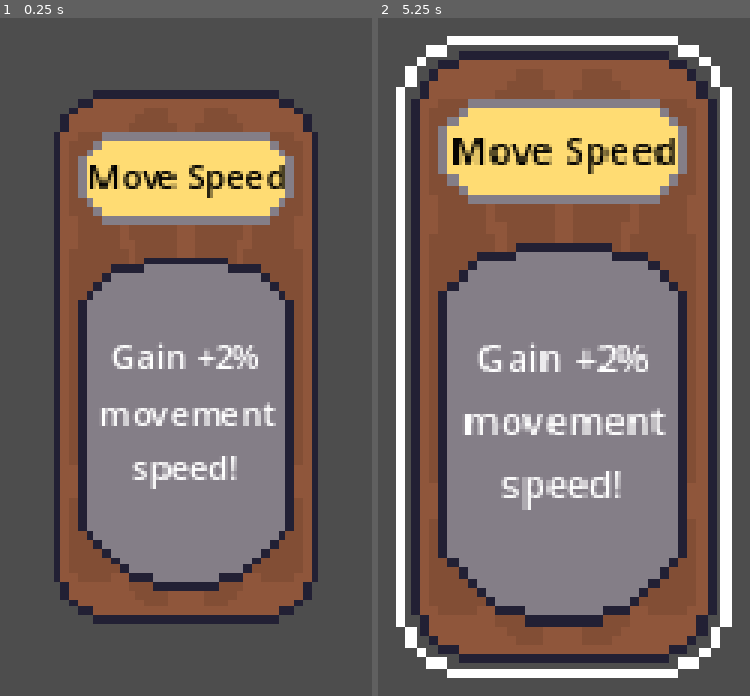
Above: before the commit, frames 1-2 (left to right).
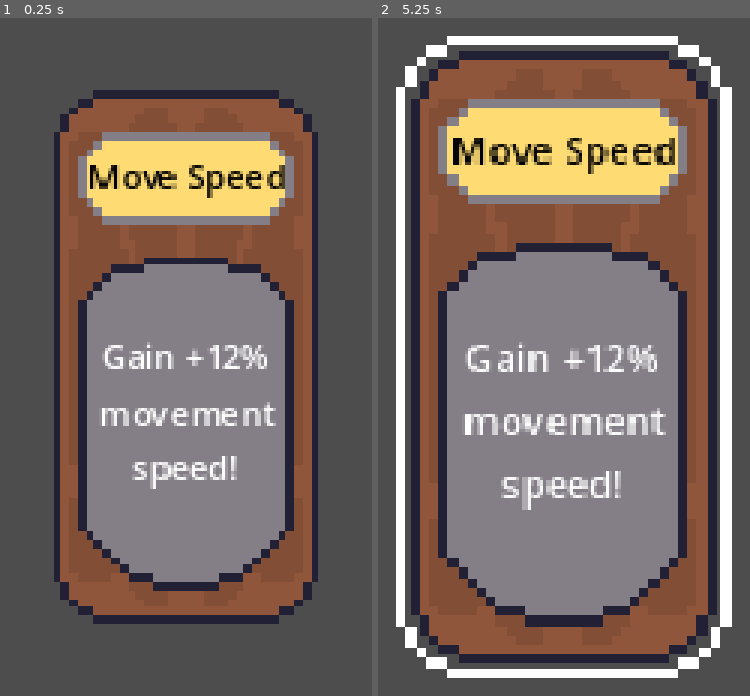
Above: after the commit, the same moments.

Repository: Z3BINI/game-design-final-project
Game: Godot game, scene res://scenes/quack_world/ui/cards/cards/move_speed.tscn
Same seed, same stepped clock (60 frames per second), same inputs: the game is played once before the commit and once after it. The project has no main scene, so this scene is started directly.
Inputs (mouse positions are in pixels of both pictures, inside the frame that each line leads up to):
- Up to frame 1 (0.25 s): no input
- Up to frame 2 (5.25 s): tap Enter at 0.5, 2, 3.5 s; move the mouse to (outside the picture) at 0.52 s; press the mouse at (outside the picture) at 0.53 s; hold D (move_right) 0.53-1.28 s; tap Space (jump) at 0.77, 1.25, 1.52, 2.75, 3.02, 3.77, 4.25, 4.52 s; move the mouse to (outside the picture) at 1.27 s; release the mouse at (outside the picture) at 1.28 s; hold S (move_backward) 1.28-2.03 s; tap E (interact) at 1.35 s; click (outside the picture) at 1.55 s; move the mouse to (outside the picture) at 2.02 s; press the mouse at (outside the picture) at 2.03 s; hold D (move_right) 2.03-2.78 s; move the mouse to (444, 628) at 2.77 s; release the mouse at (444, 628) at 2.78 s; hold W (move_forward) 2.78-3.53 s; click (444, 628) at 2.85 s; move the mouse to (outside the picture) at 3.52 s; hold E (interact) 3.53-4.28 s; hold A (move_left) 3.53-5.03 s; click (outside the picture) at 3.8 s; move the mouse to (outside the picture) at 4.27 s; click (outside the picture) at 4.35 s; move the mouse to (683, 357) at 5.02 s; press the mouse at (683, 357) at 5.03 s; hold S (move_backward) from 5.03 s (still down)

The runs differ from the first frame. In frame 1, 0.8% of the frame differs, in the area x 27-72%, y 47-52%; in frame 2, 1.1%, in the area x 23-75%, y 47-53%.
Error in both runs: Invalid access to property or key 'current_max_speed' on a base object of type 'null instance'. (res://scripts/quack_world/ui/cards/move_speed.gd:4)

Commit message:
More cards

Diff:
--- a/scenes/quack_world/ui/cards/card_choice_screen.tscn
+++ b/scenes/quack_world/ui/cards/card_choice_screen.tscn
@@ -1,7 +1,6 @@
-[gd_scene load_steps=9 format=3 uid="uid://be8ls1bc3hayv"]
+[gd_scene load_steps=8 format=3 uid="uid://be8ls1bc3hayv"]
 
 [ext_resource type="Script" path="res://scripts/ui/card_choice_screen.gd" id="1_s4quk"]
-[ext_resource type="PackedScene" uid="uid://b8phlhu85dsl8" path="res://scenes/quack_world/ui/cards/card_upgrade.tscn" id="2_gawct"]
 
 [sub_resource type="Animation" id="Animation_pw06t"]
 resource_name = "chose"
@@ -162,20 +161,6 @@
 grow_vertical = 2
 pivot_offset = Vector2(64, 128)
 
-[node name="CardUpgrade" parent="Card1" instance=ExtResource("2_gawct")]
-layout_mode = 0
-anchors_preset = 0
-anchor_left = 0.0
-anchor_top = 0.0
-anchor_right = 0.0
-anchor_bottom = 0.0
-offset_left = 0.0
-offset_top = 0.0
-offset_right = 128.0
-offset_bottom = 256.0
-grow_horizontal = 1
-grow_vertical = 1
-
 [node name="Card2" type="Control" parent="."]
 layout_mode = 1
 anchors_preset = 8
@@ -191,20 +176,6 @@
 grow_vertical = 2
 pivot_offset = Vector2(64, 128)
 
-[node name="CardUpgrade" parent="Card2" instance=ExtResource("2_gawct")]
-layout_mode = 0
-anchors_preset = 0
-anchor_left = 0.0
-anchor_top = 0.0
-anchor_right = 0.0
-anchor_bottom = 0.0
-offset_left = 0.0
-offset_top = 0.0
-offset_right = 128.0
-offset_bottom = 256.0
-grow_horizontal = 1
-grow_vertical = 1
-
 [node name="card_animations" type="AnimationPlayer" parent="."]
 libraries = {
 "": SubResource("AnimationLibrary_rf8dh")
--- /dev/null
+++ b/scenes/quack_world/ui/cards/cards/egg_cd.tscn
@@ -0,0 +1,14 @@
+[gd_scene load_steps=3 format=3 uid="uid://cilwkpfgsiboi"]
+
+[ext_resource type="PackedScene" uid="uid://b8phlhu85dsl8" path="res://scenes/quack_world/ui/cards/card_upgrade.tscn" id="1_ybioe"]
+[ext_resource type="Script" path="res://scripts/quack_world/ui/cards/egg_cd.gd" id="2_mybxb"]
+
+[node name="EggCD" instance=ExtResource("1_ybioe")]
+script = ExtResource("2_mybxb")
+id = 8
+
+[node name="Name" parent="." index="0"]
+text = "Faster Eggs"
+
+[node name="Desc" parent="." index="1"]
+text = "Decrease Egg CD by 10%"
--- /dev/null
+++ b/scenes/quack_world/ui/cards/cards/egg_power.tscn
@@ -0,0 +1,14 @@
+[gd_scene load_steps=3 format=3 uid="uid://bpmbq3re4s2ou"]
+
+[ext_resource type="PackedScene" uid="uid://b8phlhu85dsl8" path="res://scenes/quack_world/ui/cards/card_upgrade.tscn" id="1_wrmxp"]
+[ext_resource type="Script" path="res://scripts/quack_world/ui/cards/egg_power.gd" id="2_5t2je"]
+
+[node name="EggPower" instance=ExtResource("1_wrmxp")]
+script = ExtResource("2_5t2je")
+id = 5
+
+[node name="Name" parent="." index="0"]
+text = "Egg Boom!"
+
+[node name="Desc" parent="." index="1"]
+text = "Increase egg damage by 10%"
--- /dev/null
+++ b/scenes/quack_world/ui/cards/cards/h_pboost.tscn
@@ -0,0 +1,14 @@
+[gd_scene load_steps=3 format=3 uid="uid://b273p3yfgnj4p"]
+
+[ext_resource type="PackedScene" uid="uid://b8phlhu85dsl8" path="res://scenes/quack_world/ui/cards/card_upgrade.tscn" id="1_825j1"]
+[ext_resource type="Script" path="res://scripts/quack_world/ui/cards/h_pboost.gd" id="2_rrwj6"]
+
+[node name="HPboost" instance=ExtResource("1_825j1")]
+script = ExtResource("2_rrwj6")
+id = 7
+
+[node name="Name" parent="." index="0"]
+text = "Healthy!!"
+
+[node name="Desc" parent="." index="1"]
+text = "Use this card to increase hp by 1 point."
--- a/scenes/quack_world/ui/cards/cards/increase_basic_damage.tscn
+++ b/scenes/quack_world/ui/cards/cards/increase_basic_damage.tscn
@@ -11,4 +11,4 @@
 text = "MOAR DMG!"
 
 [node name="Desc" parent="." index="1"]
-text = "Increase Basic Attack damage by 5%"
+text = "Increase Basic Attack damage by 15%"
--- a/scenes/quack_world/ui/cards/cards/move_speed.tscn
+++ b/scenes/quack_world/ui/cards/cards/move_speed.tscn
@@ -11,4 +11,4 @@
 text = "Move Speed"
 
 [node name="Desc" parent="." index="1"]
-text = "Gain +2% movement speed!"
+text = "Gain +12% movement speed!"
--- /dev/null
+++ b/scenes/quack_world/ui/cards/cards/replenish_hp.tscn
@@ -0,0 +1,14 @@
+[gd_scene load_steps=3 format=3 uid="uid://c66hg657icwys"]
+
+[ext_resource type="PackedScene" uid="uid://b8phlhu85dsl8" path="res://scenes/quack_world/ui/cards/card_upgrade.tscn" id="1_o530q"]
+[ext_resource type="Script" path="res://scripts/quack_world/ui/cards/replenish_hp.gd" id="2_58vic"]
+
+[node name="ReplenishHP" instance=ExtResource("1_o530q")]
+script = ExtResource("2_58vic")
+id = 6
+
+[node name="Name" parent="." index="0"]
+text = "FULL HP"
+
+[node name="Desc" parent="." index="1"]
+text = "Replenish HP to 100%!!!!!!"
--- a/scripts/quack_world/player/player.gd
+++ b/scripts/quack_world/player/player.gd
@@ -163,3 +163,11 @@
 	for duck in killer_duckies:
 		duck.visible = false
 		duck.process_mode = Node.PROCESS_MODE_DISABLED
+
+func upgrade_hp():
+	$HealthComponent.MAX_HP += 1
+	$HealthComponent.set_bar()
+
+func replenish_hp():
+	$HealthComponent.current_hp = $HealthComponent.MAX_HP
+	$HealthComponent.set_bar()
--- a/scripts/quack_world/quack_man_world.gd
+++ b/scripts/quack_world/quack_man_world.gd
@@ -46,8 +46,9 @@
 	spawn_enemy()
 
 func _on_difficulty_timeout():
-	current_difficulty += 0.2
-	ui.card_choice_screen.show_cards()
+	if !player.disable_player:
+		current_difficulty += 0.2
+		ui.card_choice_screen.show_cards()
 
 func _on_duck_timeout():
 	spawn_ducky_cage()
--- /dev/null
+++ b/scripts/quack_world/ui/cards/egg_cd.gd
@@ -0,0 +1,6 @@
+extends CardUpgrade
+
+func use():
+	player.current_egg_cd -= (player.current_egg_cd * 0.1)
+
+	choice_done.emit(id)
--- /dev/null
+++ b/scripts/quack_world/ui/cards/egg_power.gd
@@ -0,0 +1,6 @@
+extends CardUpgrade
+
+func use():
+	player.current_egg_dmg += (player.current_egg_dmg * 0.10)
+
+	choice_done.emit(id)
--- /dev/null
+++ b/scripts/quack_world/ui/cards/h_pboost.gd
@@ -0,0 +1,6 @@
+extends CardUpgrade
+
+func use():
+	player.upgrade_hp()
+
+	choice_done.emit(id)
--- a/scripts/quack_world/ui/cards/increase_basic_damage.gd
+++ b/scripts/quack_world/ui/cards/increase_basic_damage.gd
@@ -1,6 +1,6 @@
 extends CardUpgrade
 
 func use():
-	player.current_basic_dmg += (player.current_basic_dmg * 0.05)
+	player.current_basic_dmg += (player.current_basic_dmg * 0.15)
 
 	choice_done.emit(id)
--- a/scripts/quack_world/ui/cards/move_speed.gd
+++ b/scripts/quack_world/ui/cards/move_speed.gd
@@ -1,6 +1,6 @@
 extends CardUpgrade
 
 func use():
-	player.current_max_speed += (0.02 * player.current_max_speed)
+	player.current_max_speed += (0.12 * player.current_max_speed)
 
 	choice_done.emit(id)
--- /dev/null
+++ b/scripts/quack_world/ui/cards/replenish_hp.gd
@@ -0,0 +1,6 @@
+extends CardUpgrade
+
+func use():
+	player.replenish_hp()
+
+	choice_done.emit(id)
